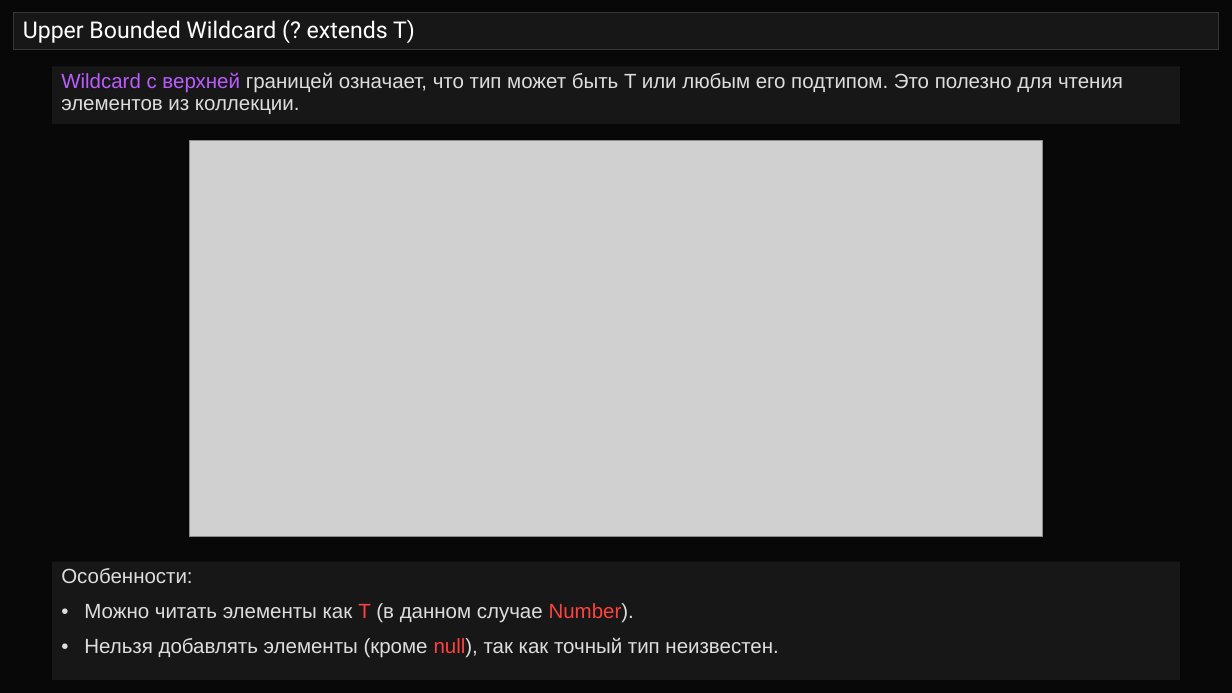
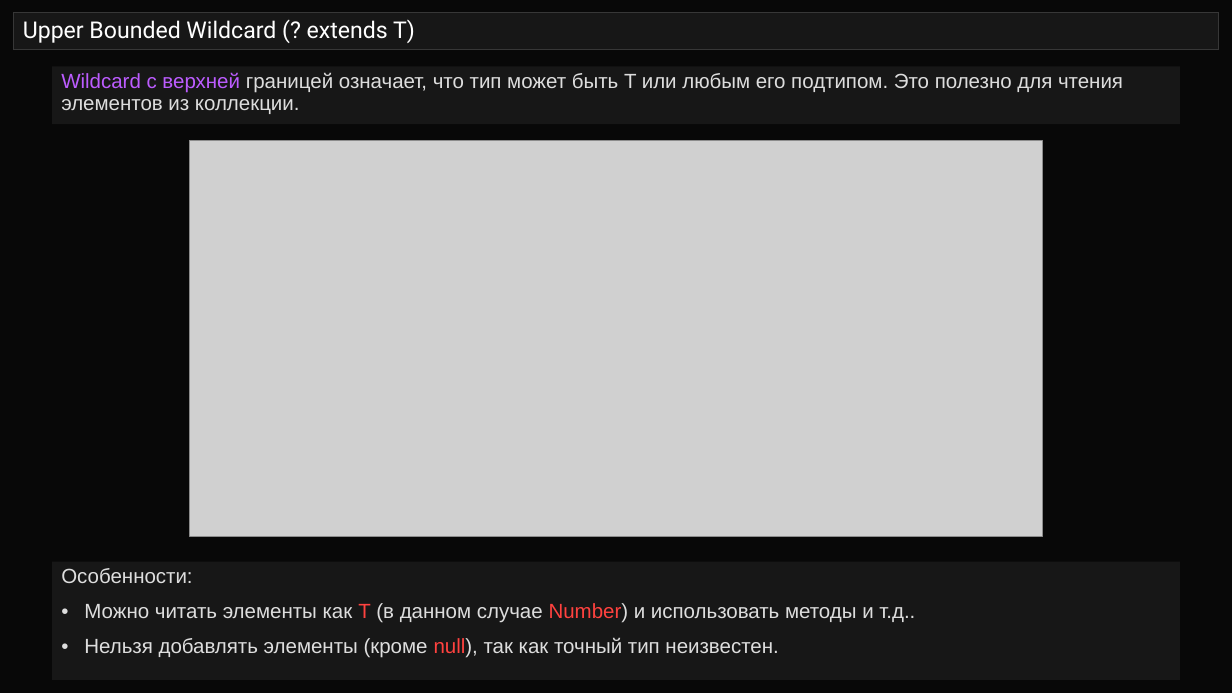
Before and after one commit to semusv/SIB_collect, a slide deck: slide 14 of Коллекции_v4.pptx. Drawn at 1232x693 pixels with LibreOffice and Linux fonts; fonts in the diff are those of the drawing; grey boxes stand for pictures. Boxes give left, top, right and bottom in pixels: in the first picture for what was removed or moved away, otherwise in the second. Text is boxed around its words. In the diff, an @@ line names an element or a change of style, - is before the commit and + after.

```diff
--- a/Коллекции_v4.pptx
+++ b/Коллекции_v4.pptx
@@ text in rectangle at (84,603,915,623): text changed @@
-• Можно читать элементы как T (в данном случае Number).
+• Можно читать элементы как T (в данном случае Number) и использовать методы и т.д..
```
Also in this commit, not shown: 1 other slide changed, 1 slide removed, 10 other files.
